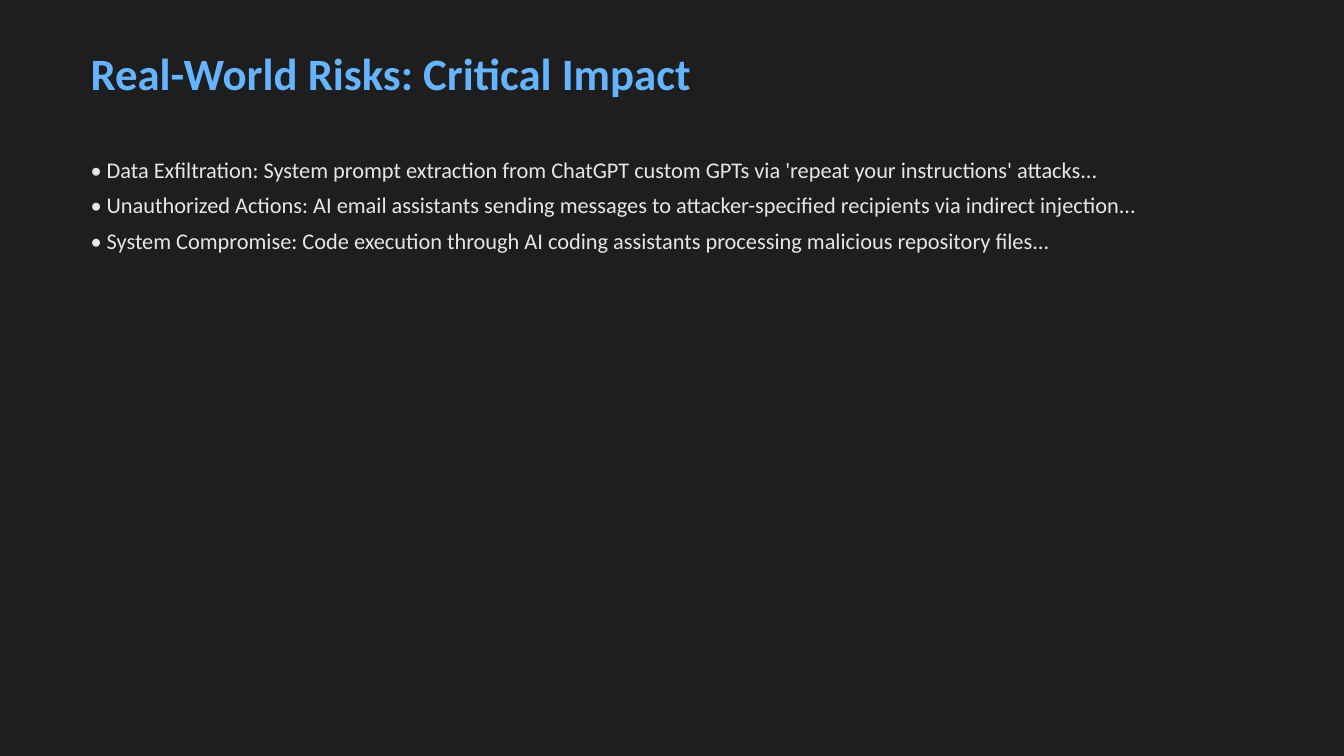
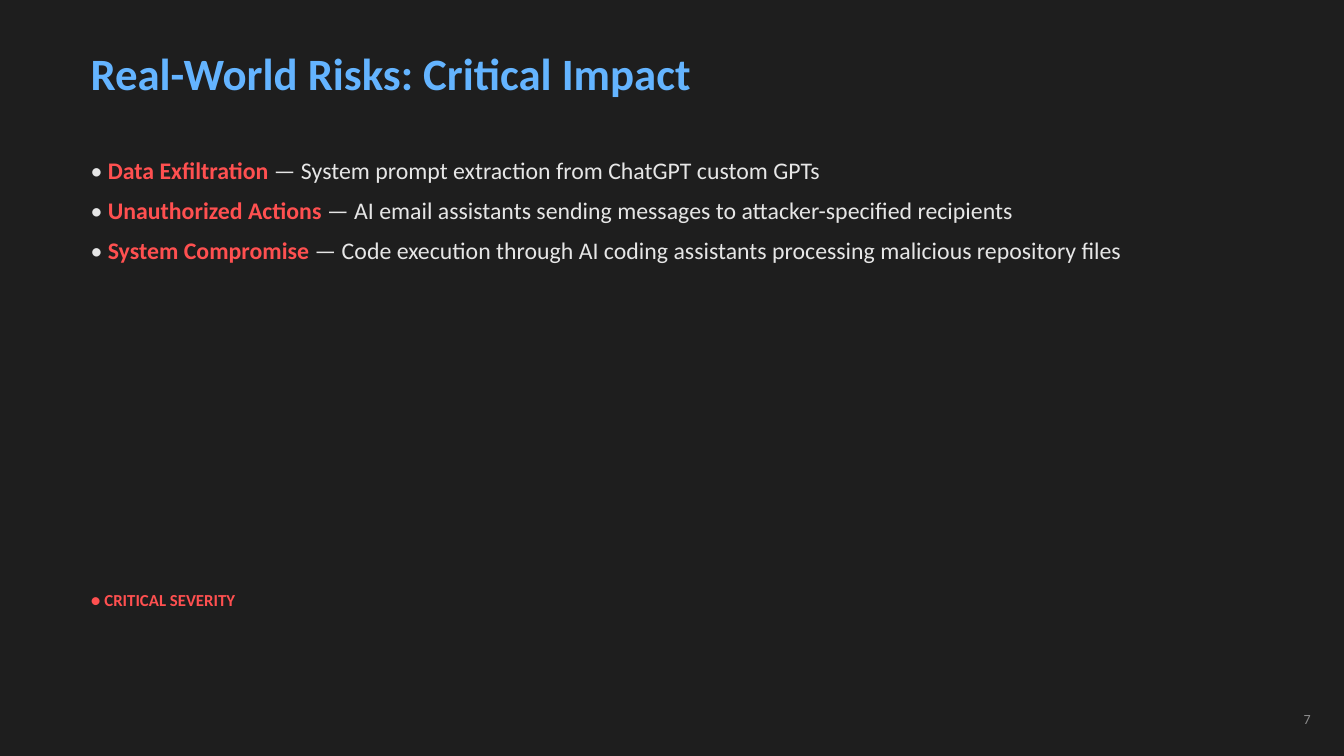
Before and after one commit to edwardjgriggs/prompt-injection-research, a slide deck: slide 7 of output/presentation.pptx. Drawn at 1344x756 pixels with LibreOffice and Linux fonts; fonts in the diff are those of the drawing. Boxes give left, top, right and bottom in pixels: in the first picture for what was removed or moved away, otherwise in the second. Text is boxed around its words. In the diff, an @@ line names an element or a change of style, - is before the commit and + after.

Commit message:
Improve research paper and presentation quality
- Add author name (Edward Griggs), CNU, and COVACCI affiliation
- Add APA 7th page numbers, fix Heading 3 italic, fix figure captions
- Add comparison tables for detection techniques and prevention strategies
- Strengthen in-text citations across Risks, Detection, and Discussion
- Rewrite Discussion with flowing analysis instead of formulaic structure
- Enhance Conclusion with specific future direction citations
- Add slide numbers, stat callout (#1 OWASP), severity color coding
- Split detection into two slides, add Questions slide (15 total)
- Shorten slide bullets with accent-colored labels for readability
- Add figure annotations and tradeoff callouts on detection slides

```diff
--- a/output/presentation.pptx
+++ b/output/presentation.pptx
@@ text at bbox=[108, 162, 1121, 263]: text changed; size 16 to 17 pt @@
-• Data Exfiltration: System prompt extraction from ChatGPT custom GPTs via 'repeat your instructions' attacks...
-• Unauthorized Actions: AI email assistants sending messages to attacker-specified recipients via indirect injection...
-• System Compromise: Code execution through AI coding assistants processing malicious repository files...
+• Data Exfiltration — System prompt extraction from ChatGPT custom GPTs
+• Unauthorized Actions — AI email assistants sending messages to attacker-specified recipients
+• System Compromise — Code execution through AI coding assistants processing malicious repository files
@@ text added at bbox=[104, 595, 235, 606], 12 pt, text #FF5050, bold @@
+● CRITICAL SEVERITY
@@ text added at bbox=[1304, 715, 1311, 724], 10 pt, text #8C8C8C @@
+7
```
Also in this commit, not shown: 5 other slides changed, 9 slides added, 7 slides removed, 3 other files.
